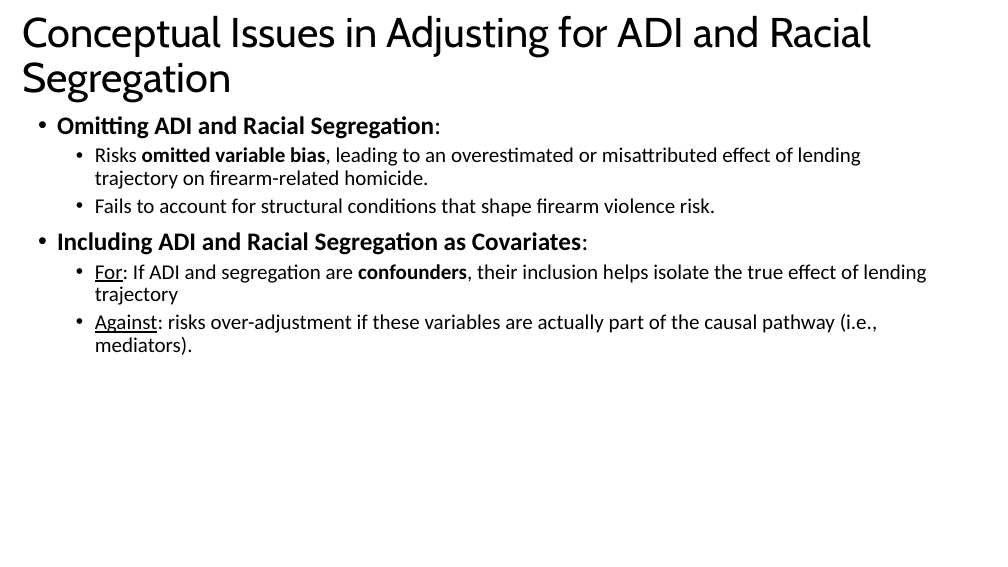
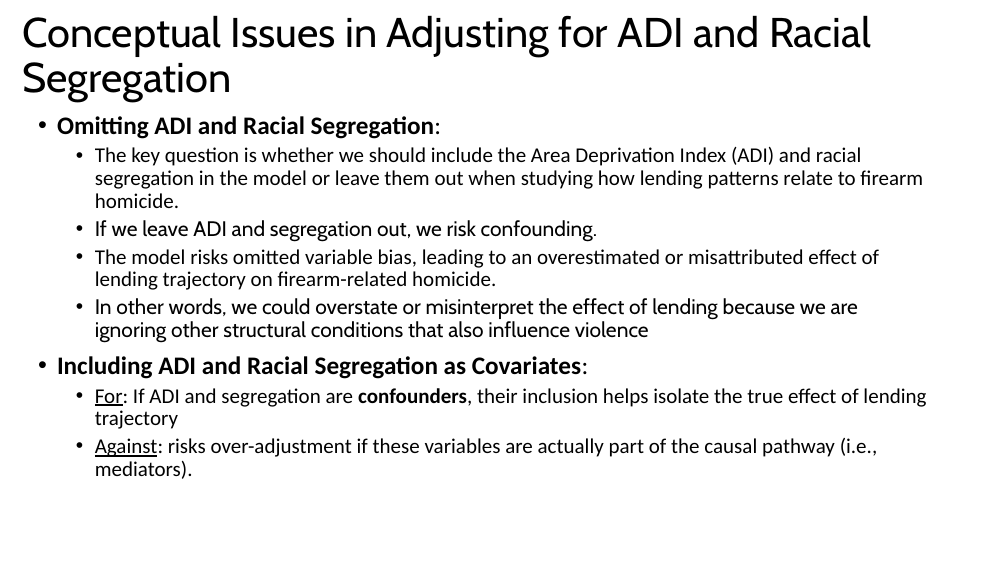
Before and after one commit to issues-osu/statsii-spring2026, a slide deck: slide 21 of slides/Effect_Sizes/Effect Size, Confidence Intervals, and Diagnostic.pptx (slide 19 before the commit). Drawn at 1008x567 pixels with LibreOffice and Linux fonts; fonts in the diff are those of the drawing. Boxes give left, top, right and bottom in pixels: in the first picture for what was removed or moved away, otherwise in the second. Text is boxed around its words. In the diff, an @@ line names an element or a change of style, - is before the commit and + after.

```diff
--- a/slides/Effect_Sizes/Effect Size, Confidence Intervals, and Diagnostic.pptx
+++ b/slides/Effect_Sizes/Effect Size, Confidence Intervals, and Diagnostic.pptx
@@ text at <box>95,147,923,343</box>: text changed @@
-  • Risks omitted variable bias, leading to an overestimated or misattributed effect of lending trajectory on firearm-related homicide.
-  • Fails to account for structural conditions that shape firearm violence risk.
+  • The key question is whether we should include the Area Deprivation Index (ADI) and racial segregation in the model or leave them out when studying how lending patterns relate to firearm homicide.
+  • If we leave ADI and segregation out, we risk confounding.
+  • The model risks omitted variable bias, leading to an overestimated or misattributed effect of lending trajectory on firearm-related homicide.
+  • In other words, we could overstate or misinterpret the effect of lending because we are ignoring other structural conditions that also influence violence
```
Also in this commit, not shown: 18 other slides changed, 14 slides added, 2 slides removed, 2 other files.
